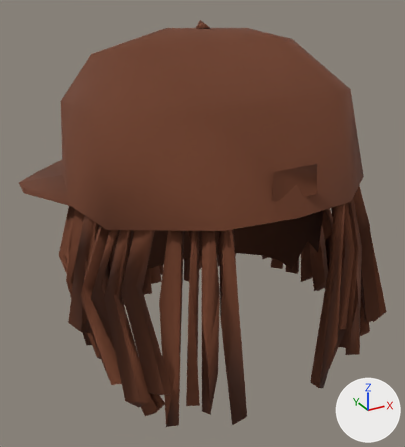
Two versions of the glTF model art/characters/lod2/hair/full/hair_dreads_cap.glb, one commit apart.
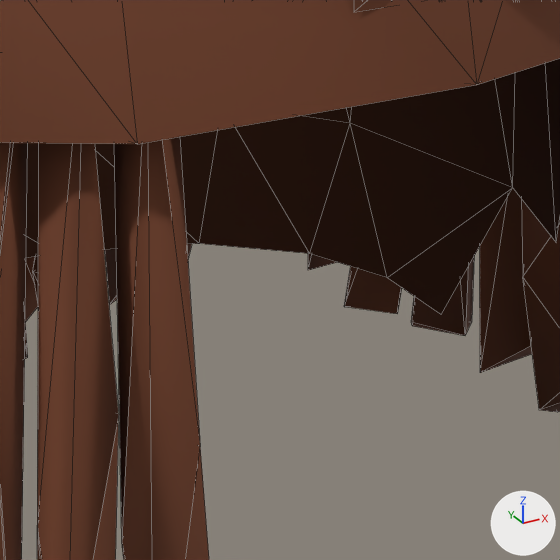
There are two pictures of each version: one whole from a 50 mm lens placed at (-0.464, -0.816, 1.152), pointed at (0.013, 0.051, 0.718), one close up on the part from 48% to 79% of the width and 44% to 72% of the height. Arrows for +X, +Y and +Z are at lower right; the lights stay in place. The older version's two pictures come first. The close-ups show mesh edges as thin lines. Vertices at exactly the same position are counted once.

The first close-up shows 'hair_dreads_cap'.
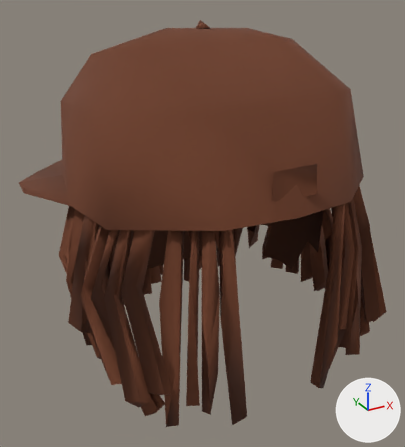
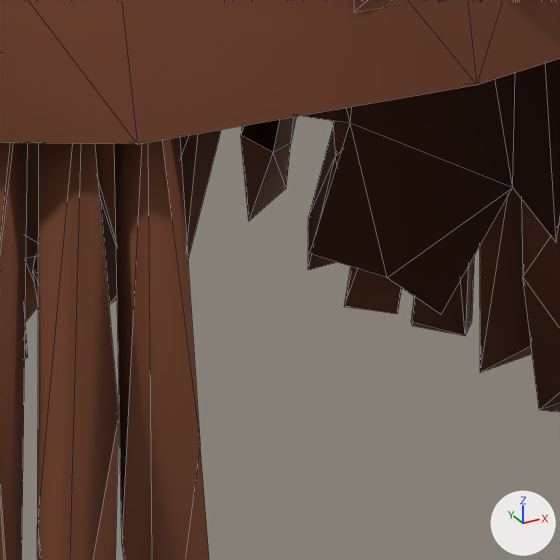
Changed parts and their boxes [x1, y1, x2, y2] in the close-ups (560 x 560 px):
part 1 of me_hair_dreads_cap_001, deleted
    before: [95, 116, 350, 254]

The edits, one by one:
me_hair_dreads_cap_001 is used by ob_hair_dreads_cap; location (0.0, 0.0, 0.0).
Verts and faces of me_hair_dreads_cap_001; kept vertices keep their numbers, new ones are numbered from 686.
Before the commit, vertices of me_hair_dreads_cap_001: 642 (0.168, 0.066, 0.605) at pixel (309, 253), 643 (0.2, 0.081, 0.66) at pixel (350, 123), 644 (0.136, 0.114, 0.597) at pixel (199, 243), 645 (0.165, 0.143, 0.654), 646 (0.077, 0.153, 0.589).
Before the commit, vertices of me_hair_dreads_cap_001: 647 (0.096, 0.198, 0.647).
me_hair_dreads_cap_001 had 686 vertices, 1046 faces and spanned x -0.29..0.295, y -0.252..0.439, z 0.492..1.088.
me_hair_dreads_cap_001 now has 685 vertices, 1042 faces and spans x -0.29..0.295, y -0.252..0.439, z 0.492..1.088.
Part 1, on me_hair_dreads_cap_001:
Vertices deleted: 644 (with the faces that use them).
Faces deleted: (642, 645, 643).
